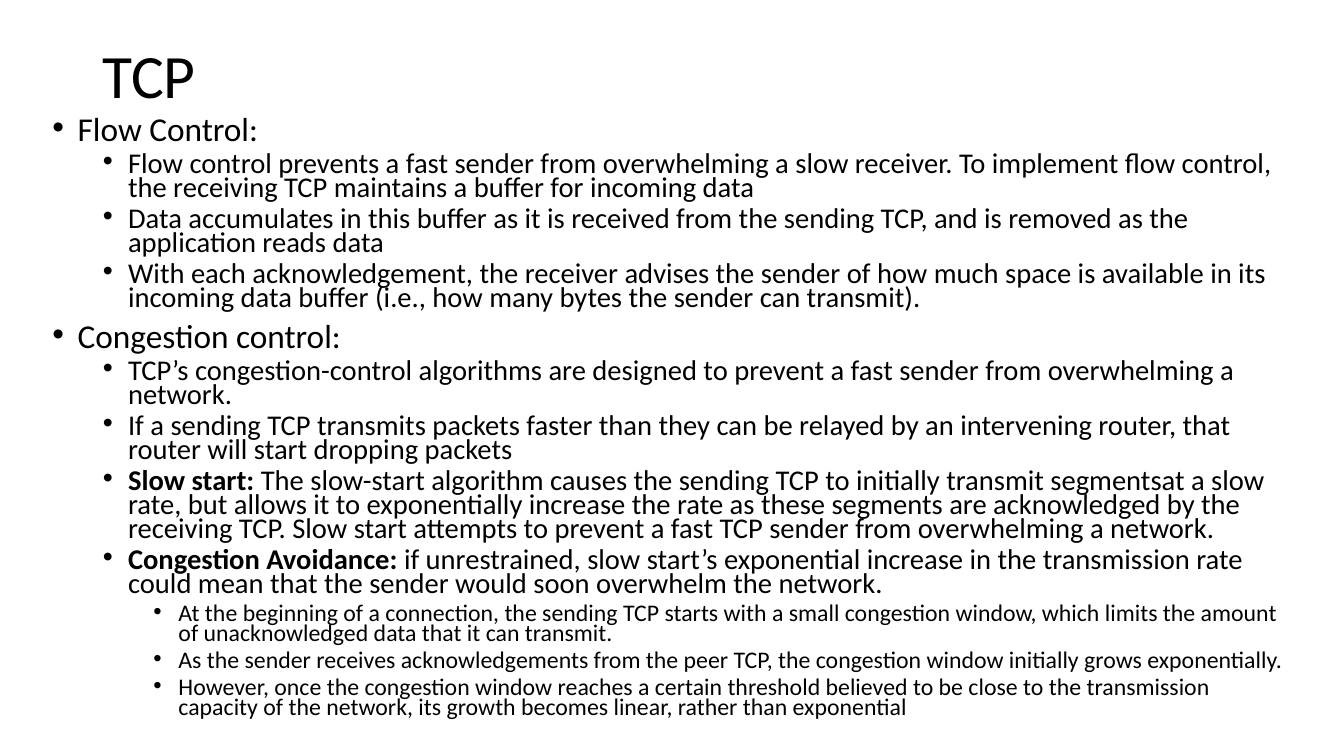
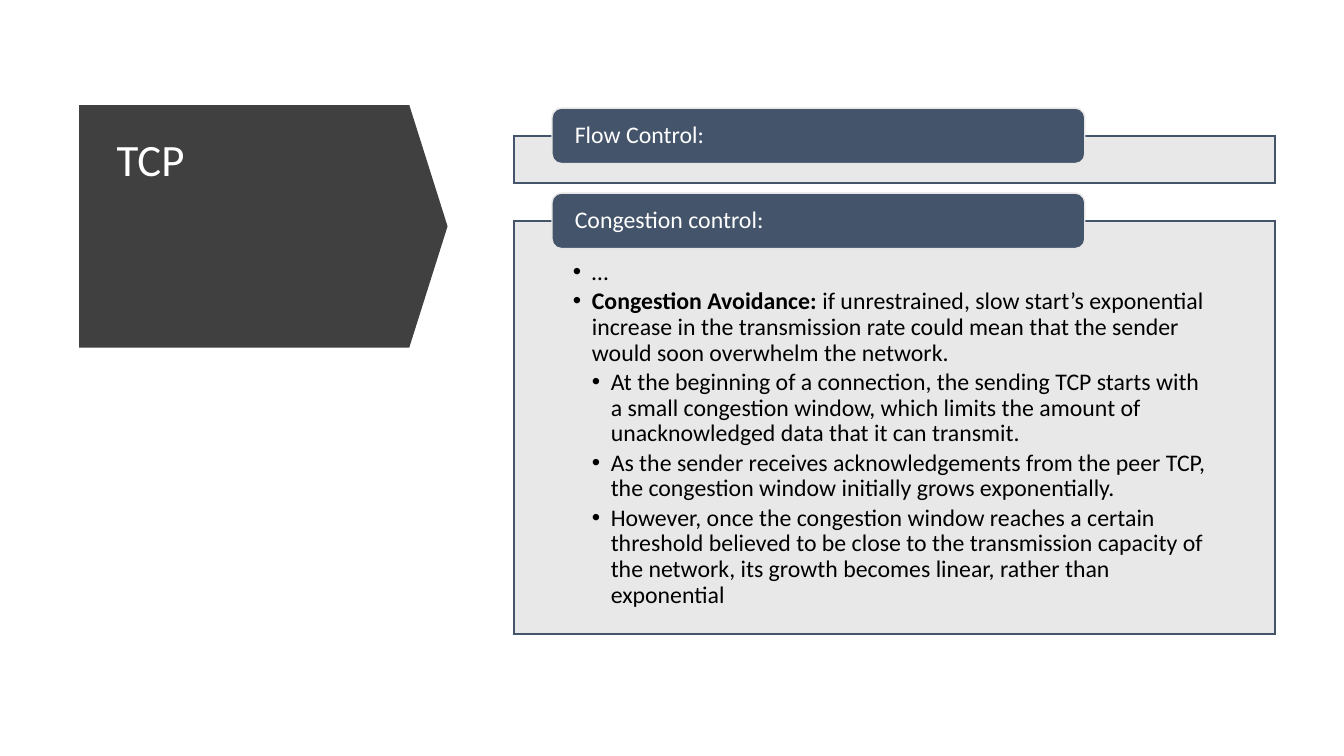
Before and after one commit to vu-resilient-distributed-systems/lectures-fall-2019, a slide deck: slide 54 of Module-1-Networking/Networking.pptx (slide 49 before the commit). Drawn at 1344x756 pixels with LibreOffice and Linux fonts; fonts in the diff are those of the drawing. Boxes give left, top, right and bottom in pixels: in the first picture for what was removed or moved away, otherwise in the second. Text is boxed around its words. In the diff, an @@ line names an element or a change of style, - is before the commit and + after.

```diff
--- a/Module-1-Networking/Networking.pptx
+++ b/Module-1-Networking/Networking.pptx
@@ text removed at bbox=[78, 118, 1281, 719] @@
-• Flow Control:
-  • Flow control prevents a fast sender from overwhelming a slow receiver. To implement flow control, the receiving TCP maintains a buffer for incoming data
-  • Data accumulates in this buffer as it is received from the sending TCP, and is removed as the application reads data
-  • With each acknowledgement, the receiver advises the sender of how much space is available in its incoming data buffer (i.e., how many bytes the sender can transmit).
-• Congestion control:
-  • TCP’s congestion-control algorithms are designed to prevent a fast sender from overwhelming a network.
-  • If a sending TCP transmits packets faster than they can be relayed by an intervening router, that router will start dropping packets
-  • Slow start: The slow-start algorithm causes the sending TCP to initially transmit segmentsat a slow rate, but allows it to exponentially increase the rate as these segments are acknowledged by the receiving TCP. Slow start attempts to prevent a fast TCP sender from overwhelming a network.
-  • Congestion Avoidance: if unrestrained, slow start’s exponential increase in the transmission rate could mean that the sender would soon overwhelm the network.
-    • At the beginning of a connection, the sending TCP starts with a small congestion window, which limits the amount of unacknowledged data that it can transmit.
-    • As the sender receives acknowledgements from the peer TCP, the congestion window initially grows exponentially.
-    • However, once the congestion window reaches a certain threshold believed to be close to the transmission capacity of the network, its growth becomes linear, rather than exponential
@@ down arrow added at bbox=[79, 105, 448, 348], fill #404040 @@
@@ title "TCP": place and size @@
-title "TCP" at bbox=[102, 58, 195, 99]
+title "TCP" at bbox=[117, 147, 185, 177]
@@ title "TCP" at bbox=[117, 147, 185, 177]: size 44 to 32 pt, text colour #000000 to #FFFFFF @@
@@ group added at bbox=[514, 108, 1275, 634]: 3 texts, 2 rectangles, 2 rounded rectangles @@
+Flow Control:
+  • …
+  • Congestion Avoidance: if unrestrained, slow start’s exponential increase in the transmission rate could mean that the sender would soon overwhelm the network.
+    • At the beginning of a connection, the sending TCP starts with a small congestion window, which limits the amount of unacknowledged data that it can transmit.
+    • As the sender receives acknowledgements from the peer TCP, the congestion window initially grows exponentially.
+    • However, once the congestion window reaches a certain threshold believed to be close to the transmission capacity of the network, its growth becomes linear, rather than exponential
+Congestion control:
```
Also in this commit, not shown: 7 other slides changed, 8 slides added, 39 other files.
